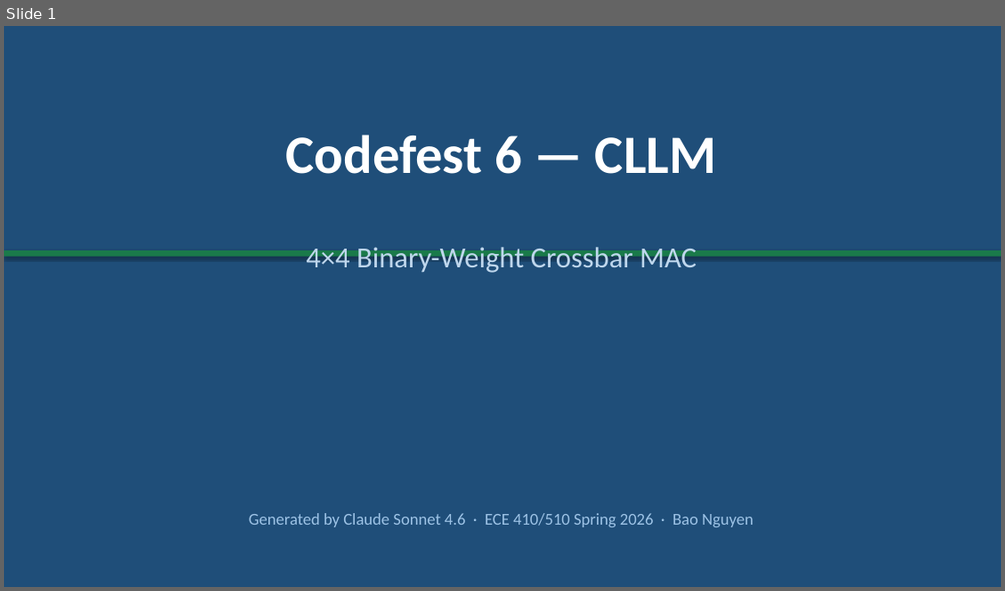
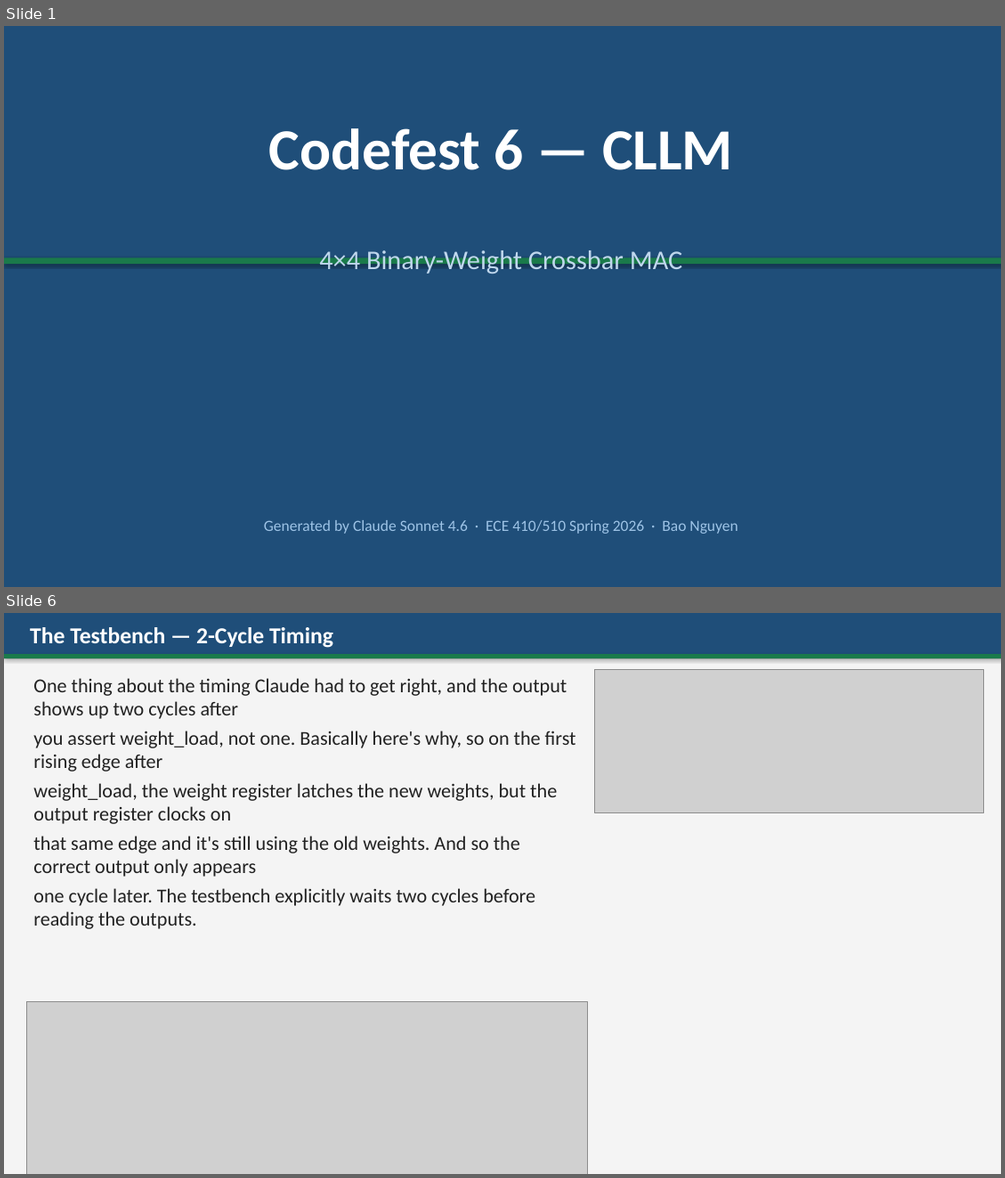
Before and after one commit to BaoPSU/ECE410-HW4AI, a slide deck: codefest/cf06/presentation/cf06_cllm_slides.pptx. Shown one above the other, each under a label of ours: slide 1 before the commit, slides 1 and 6 after it; the slides between them are not shown. The pictures are 1005x591 and 1005x1178 pixels, drawn with LibreOffice and Linux fonts; fonts in the diff are those of the drawing; grey boxes stand for pictures. Boxes give left, top, right and bottom in pixels: in the first picture for what was removed or moved away, otherwise in the second. Text is boxed around its words. In the diff, an @@ line names an element or a change of style, - is before the commit and + after.

```diff
--- a/codefest/cf06/presentation/cf06_cllm_slides.pptx
+++ b/codefest/cf06/presentation/cf06_cllm_slides.pptx
@@ slide 6 added at [4,613,1001,1174], background #FFFFFF @@
@@ rectangle added at [4,613,1001,1174], fill #F4F4F4 @@
@@ rectangle added at [4,613,1001,654], fill #1F4E79 @@
@@ text added at [30,627,333,648], 22 pt, text #FFFFFF, bold @@
+The Testbench — 2-Cycle Timing
@@ rectangle added at [4,654,1001,658], fill #1A7A4A @@
@@ text added at [33,678,576,929], 19 pt, text #222222 @@
+One thing about the timing Claude had to get right, and the output shows up two cycles after
+you assert weight_load, not one. Basically here's why, so on the first rising edge after
+weight_load, the weight register latches the new weights, but the output register clocks on
+that same edge and it's still using the old weights. And so the correct output only appears
+one cycle later. The testbench explicitly waits two cycles before reading the outputs.
@@ picture added at [595,669,984,812] @@
@@ picture added at [26,1002,587,1174] @@
@@ slide 1 changed as well @@
@@ text "Codefest 6 — CLLM": place and size @@
-text "Codefest 6 — CLLM" at [286,135,716,174]
+text "Codefest 6 — CLLM" at [269,128,733,170]
@@ text "Codefest 6 — CLLM" at [269,128,733,170]: size 52 to 56 pt @@
@@ text "4×4 Binary-Weight Crossbar MAC" at [319,250,682,273]: size 28 to 26 pt @@
@@ rectangle: place and size @@
-rectangle at [4,250,1001,257]
+rectangle at [4,257,1001,264]
@@ text "Generated by Claude Sonnet 4.6 ...": place and size @@
-text "Generated by Claude Sonnet 4.6 ..." at [249,513,753,527]
+text "Generated by Claude Sonnet 4.6 ..." at [264,520,737,533]
@@ text "Generated by Claude Sonnet 4.6 ..." at [264,520,737,533]: size 16 to 15 pt @@
```
Also in this commit, not shown: 3 other slides changed, 2 other slides added, 4 slides removed, 1 other file.
